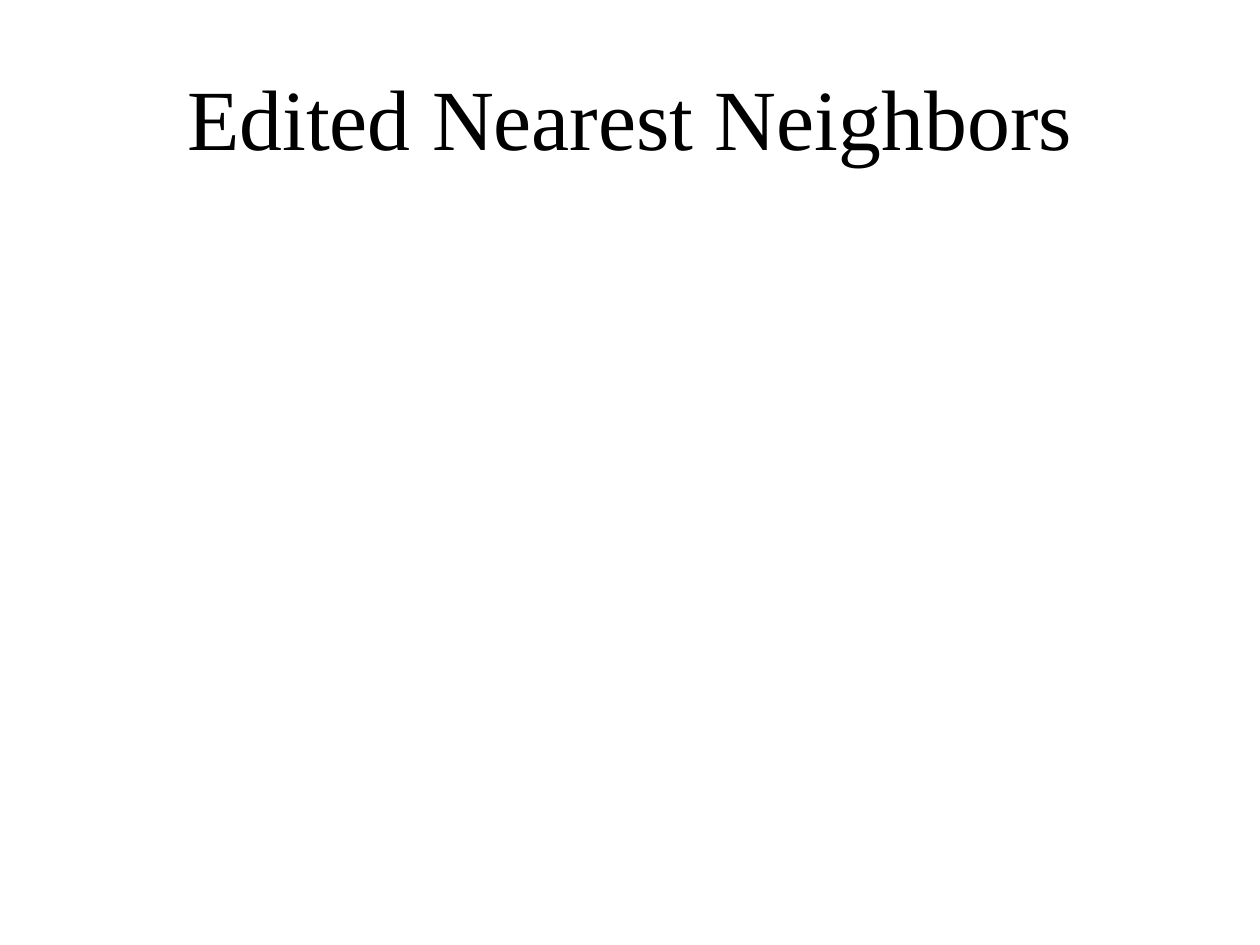
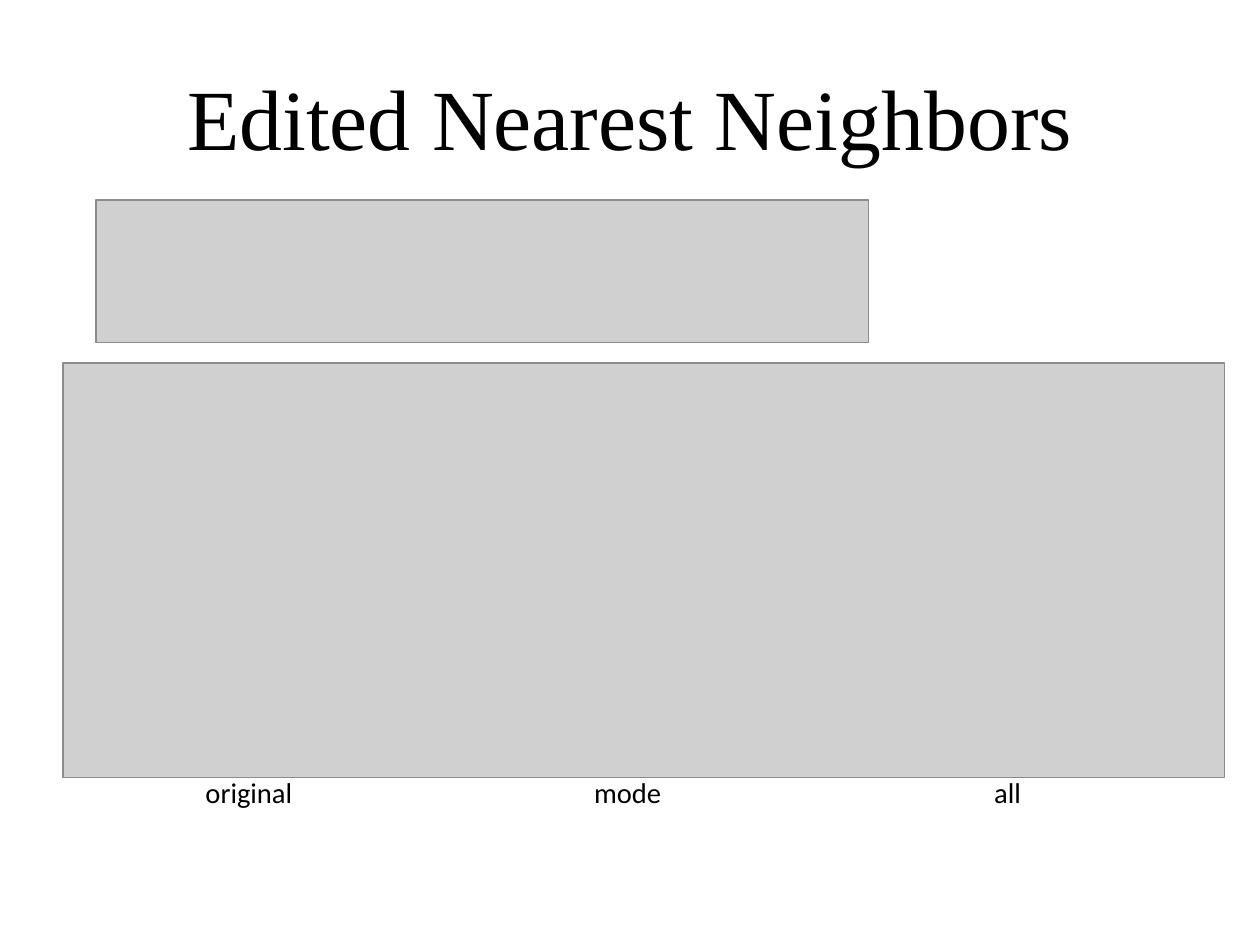
Before and after one commit to amueller/applied_ml_spring_2017, a slide deck: slide 27 of slides/aml-15-032017.odp (slide 17 before the commit). Drawn at 1260x945 pixels with LibreOffice and Linux fonts; fonts in the diff are those of the drawing; grey boxes stand for pictures. Boxes give left, top, right and bottom in pixels: in the first picture for what was removed or moved away, otherwise in the second. Text is boxed around its words. In the diff, an @@ line names an element or a change of style, - is before the commit and + after.

```diff
--- a/slides/aml-15-032017.odp
+++ b/slides/aml-15-032017.odp
@@ picture added at <box>96,200,869,343</box> @@
@@ picture added at <box>63,364,1226,777</box> @@
@@ text added at <box>205,783,292,808</box>, 18 pt, text #000000 @@
+original
@@ text added at <box>594,783,661,804</box>, 18 pt, text #000000 @@
+mode
@@ text added at <box>994,783,1021,804</box>, 18 pt, text #000000 @@
+all
```
Also in this commit, not shown: 4 other slides changed, 25 slides added, 7 slides removed, 2 other files.
